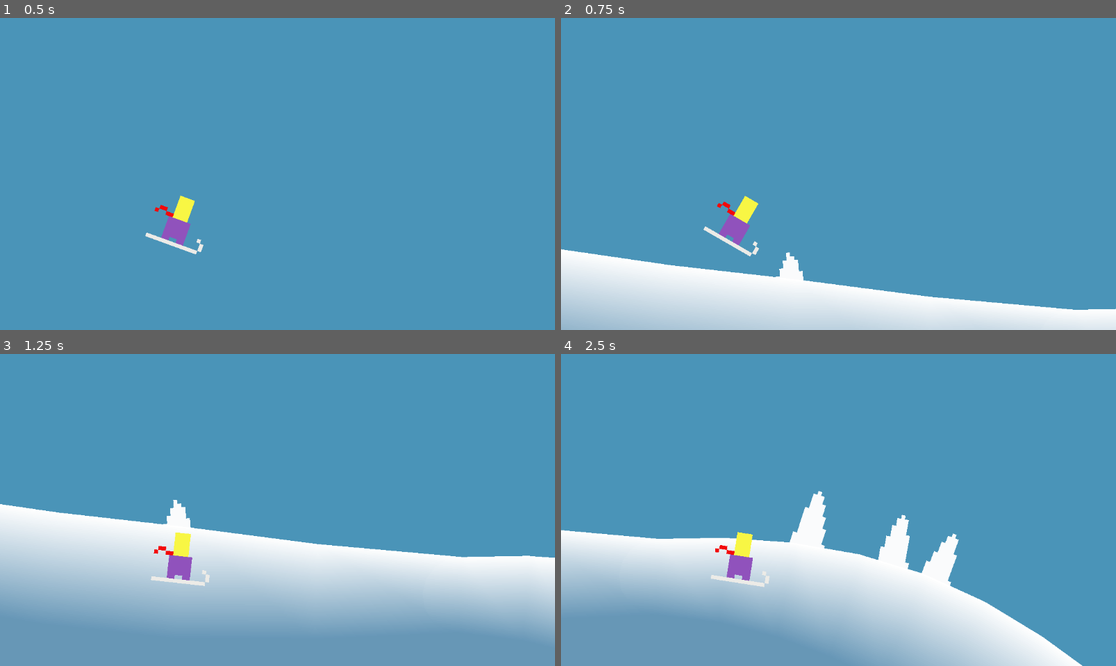
Above: before the commit, frames 1-4 (two rows, left to right).
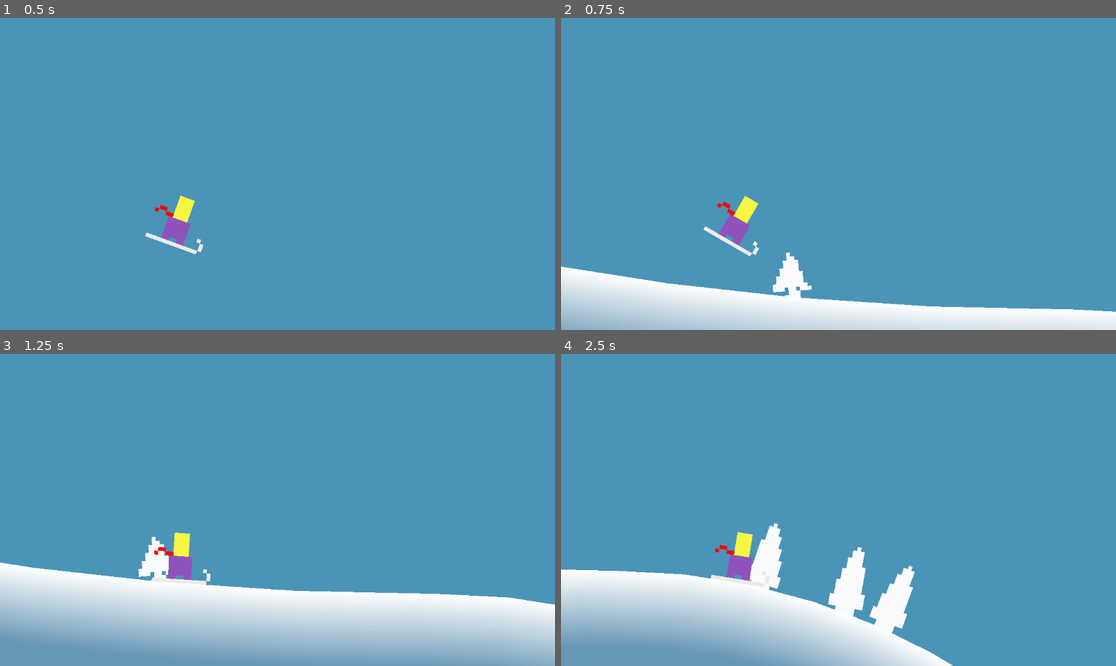
Above: after the commit, the same moments.

Repository: martindzejky/powder-panic
Game: Godot game, scene res://main.tscn
The game is run twice, just before and just after one commit, with the same random seed, the same clock (stepped at 60 frames per second) and the same inputs.
Inputs:
- Up to frame 1 (0.5 s): no input
- Up to frame 2 (0.75 s): no input
- Up to frame 3 (1.25 s): tap Space (jump) at 0.77 s
- Up to frame 4 (2.5 s): tap Space (jump) at 1.52 s

Frame 1 is identical in both runs. In frame 2, 3.9% of the frame differs, in the area x 0-100%, y 73-95%; in frame 3, 36%, in the area x 0-100%, y 46-100%; in frame 4, 28%.

Commit message:
omg proper collider for thick line

Diff:
--- a/chunks/base.tscn
+++ b/chunks/base.tscn
@@ -1,23 +1,8 @@
-[gd_scene load_steps=10 format=3 uid="uid://btnol5clr6iy1"]
+[gd_scene load_steps=7 format=3 uid="uid://btnol5clr6iy1"]
 
 [ext_resource type="Script" uid="uid://cj0mojf6oxxpk" path="res://chunks/chunk.gd" id="1_i74ng"]
 [ext_resource type="Script" uid="uid://v1aosyy3uomp" path="res://chunks/chunk_debug.gd" id="2_5va4c"]
 [ext_resource type="Script" uid="uid://c0rmwwdpahbpa" path="res://components/delete_when_far_away.gd" id="2_dl0qw"]
-
-[sub_resource type="Curve" id="Curve_5va4c"]
-_limits = [0.0, 2.0, 0.0, 1.0]
-_data = [Vector2(0, 0.996011), 0.0, 0.0, 0, 0, Vector2(0.761407, 1.48556), 0.0, 0.0, 0, 0, Vector2(1, 0.996011), 0.0, 0.0, 0, 0]
-point_count = 3
-
-[sub_resource type="Curve" id="Curve_kn225"]
-_limits = [0.0, 2.0, 0.0, 1.0]
-_data = [Vector2(0, 0.996011), 0.0, 0.0, 0, 0, Vector2(0.175856, 1.54779), 0.0, 0.0, 0, 0, Vector2(1, 0.996011), 0.0, 0.0, 0, 0]
-point_count = 3
-
-[sub_resource type="Curve" id="Curve_e08i3"]
-_limits = [0.0, 2.0, 0.0, 1.0]
-_data = [Vector2(0, 1), 0.0, 0.0, 0, 0, Vector2(0.429658, 1.10803), 0.335727, 0.335727, 0, 0, Vector2(0.563688, 1.33413), 0.545555, 0.545555, 0, 0, Vector2(1, 1), 0.0, 0.0, 0, 0]
-point_count = 4
 
 [sub_resource type="Curve2D" id="Curve2D_1aw3e"]
 _data = {
@@ -38,7 +23,6 @@
 line = NodePath("line")
 polygon = NodePath("polygon")
 shape = NodePath("body/shape")
-line_curves = Array[Curve]([SubResource("Curve_5va4c"), SubResource("Curve_kn225"), SubResource("Curve_e08i3")])
 
 [node name="debug" type="Node2D" parent="." node_paths=PackedStringArray("chunk")]
 script = ExtResource("2_5va4c")
--- a/chunks/chunk.gd
+++ b/chunks/chunk.gd
@@ -6,8 +6,6 @@
 @export var line: Line2D
 @export var polygon: Polygon2D
 @export var shape: CollisionPolygon2D
-
-@export var line_curves: Array[Curve] = []
 
 @export_tool_button('Snap angles') var snap_angles_button := snap_angles
 @export_tool_button('Update shape') var update_shape_button := update_shape
@@ -25,21 +23,16 @@
   # Initialize the line and the shape collider based on the path curve
   var points := path.curve.tessellate(4, 2) # TODO: play with this value
   var polygon_points := points.duplicate()
+  var shape_points := Geometry2D.offset_polyline(points, line.width / 2, Geometry2D.JOIN_ROUND, Geometry2D.END_ROUND)[0]
 
   # Add 2 points to the bottom of the polygon to close the shape
   polygon_points.append(points[-1] + Vector2.DOWN * BOTTOM_OFFSET)
   polygon_points.append(points[0] + Vector2.DOWN * BOTTOM_OFFSET)
 
-  # Offset the line points down by its thickness
-  # TODO
-
   # Assign the points to the line and the polygon
   line.points = points
   polygon.polygon = polygon_points
-  shape.polygon = polygon_points
-
-  # Choose one of the curves to use for the line
-  line.width_curve = line_curves.pick_random()
+  shape.polygon = shape_points
 
 func get_start_point():
   return path.curve.get_point_position(0)
